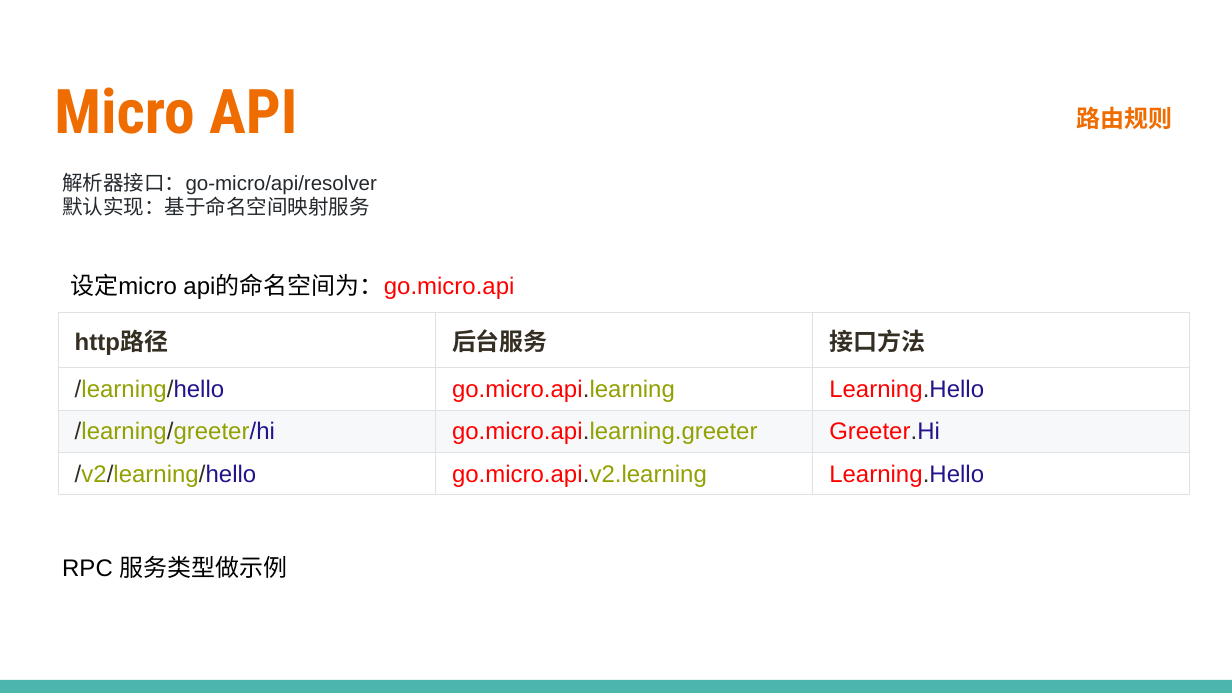
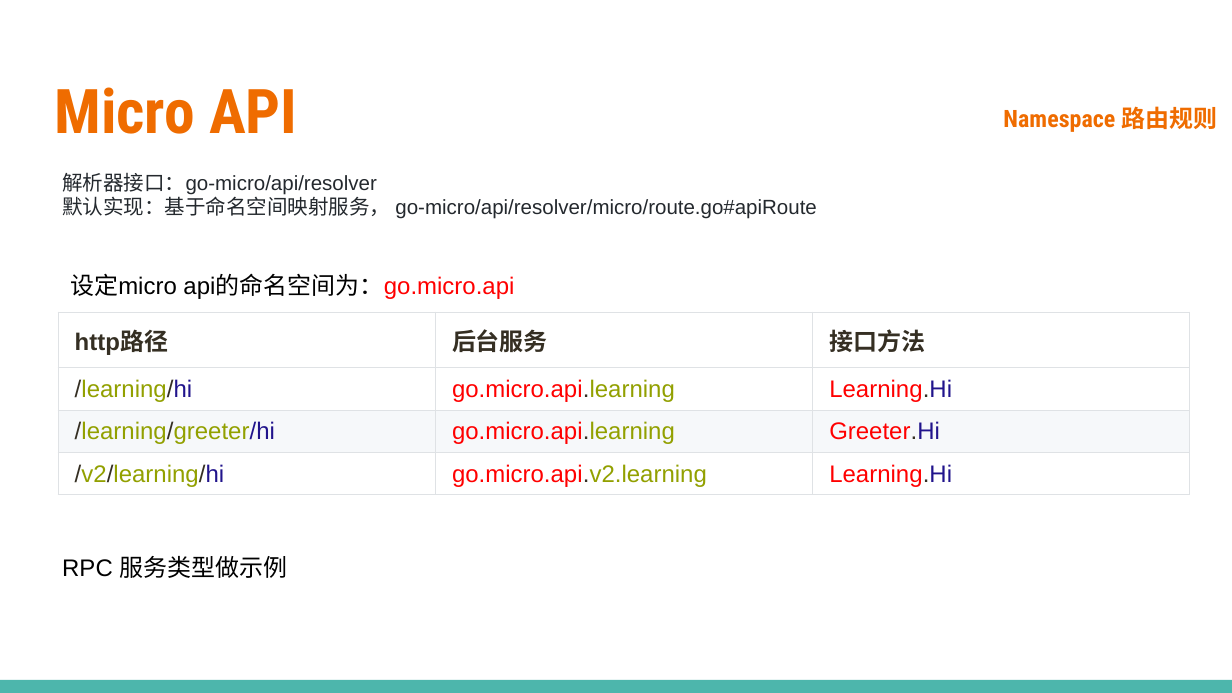
Before and after one commit to printfcoder/stack-rpc-tutorials, a slide deck: slide 10 of others/share/learning-go/【第三期】Micro工具集.pptx (slide 9 before the commit). Drawn at 1232x693 pixels with LibreOffice and Linux fonts; fonts in the diff are those of the drawing; background and template pictures are left out. Boxes give left, top, right and bottom in pixels: in the first picture for what was removed or moved away, otherwise in the second. Text is boxed around its words. In the diff, an @@ line names an element or a change of style, - is before the commit and + after.

Commit message:
夜读资料 update Micro Proxy

```diff
--- a/others/share/learning-go/【第三期】Micro工具集.pptx
+++ b/others/share/learning-go/【第三期】Micro工具集.pptx
@@ text at box(1003, 106, 1217, 132): text changed @@
-路由规则
+Namespace 路由规则
@@ text at box(62, 194, 816, 219): text changed @@
-默认实现：基于命名空间映射服务
+默认实现：基于命名空间映射服务， go-micro/api/resolver/micro/route.go#apiRoute
@@ table at box(58, 312, 1189, 500) @@
-row 2, column 1: /learning/hello
+row 2, column 1: /learning/hi
-row 2, column 3: Learning.Hello
+row 2, column 3: Learning.Hi
-row 3, column 2: go.micro.api.learning.greeter
+row 3, column 2: go.micro.api.learning
-row 4, column 1: /v2/learning/hello
+row 4, column 1: /v2/learning/hi
-row 4, column 3: Learning.Hello
+row 4, column 3: Learning.Hi
```
Also in this commit, not shown: 3 other slides changed, 8 slides added, 17 other files.
